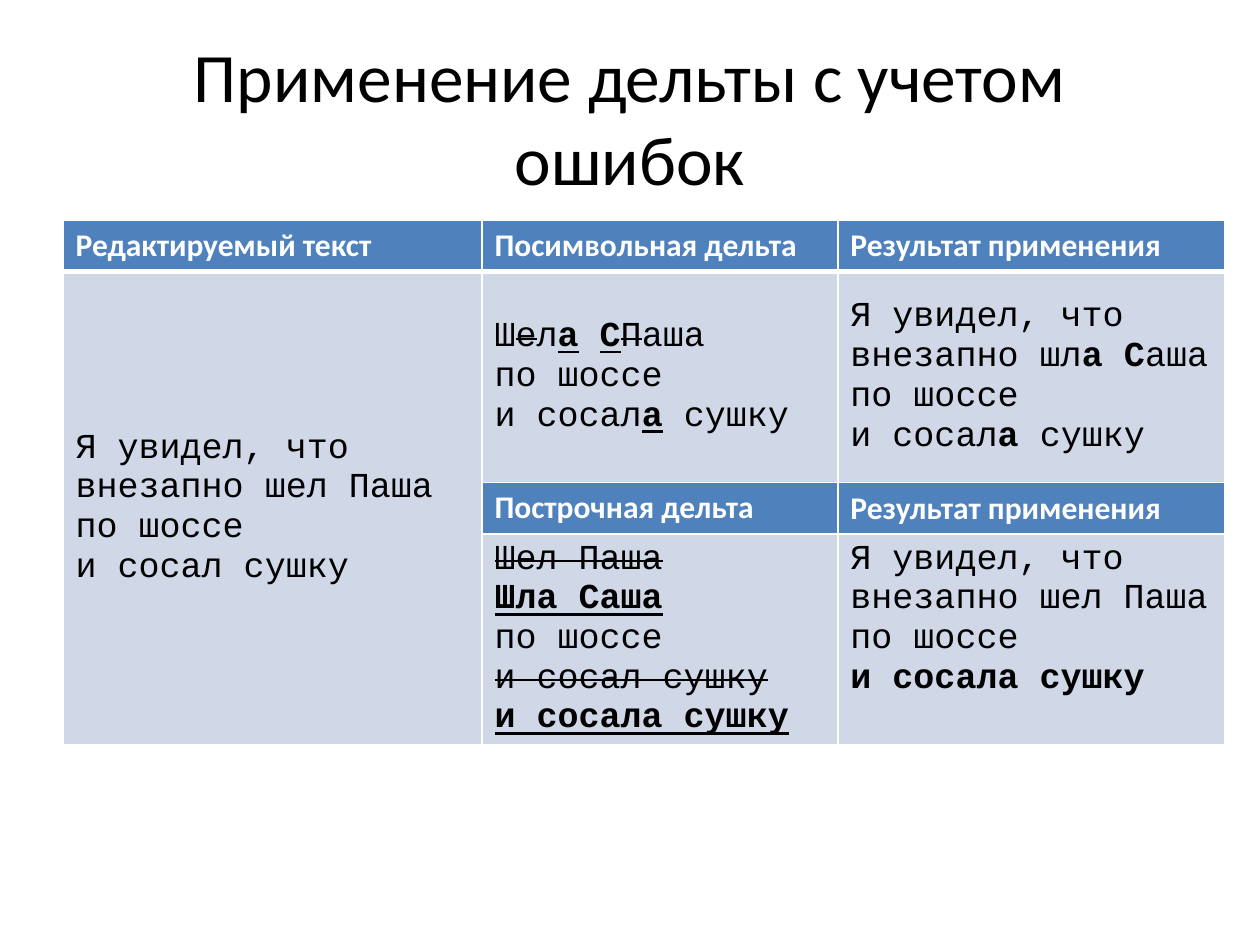
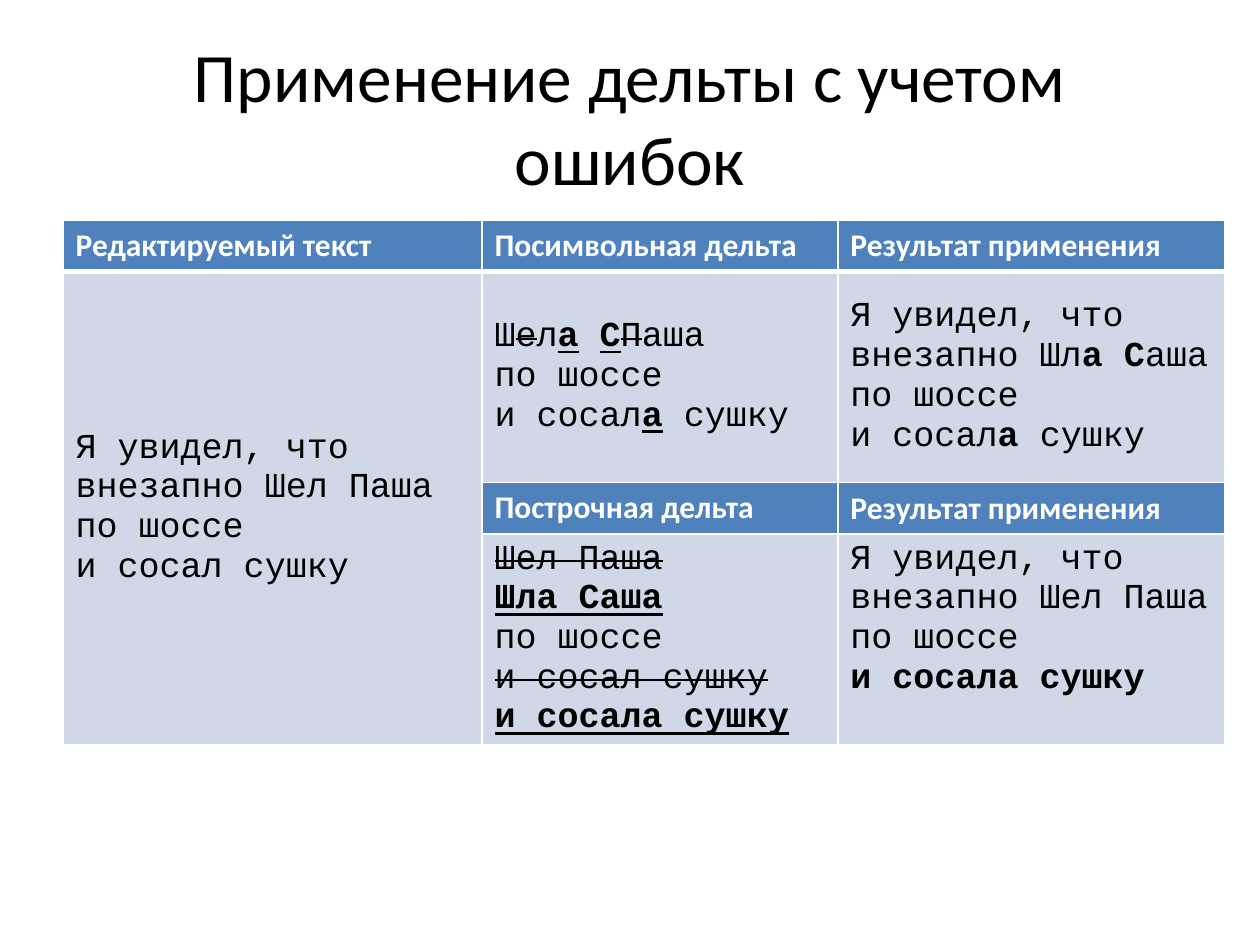
Before and after one commit to mikhail-putilov/archive, a slide deck: slide 20 of ВКР Путилов М.Ю. Презентация.pptx. Drawn at 1260x945 pixels with LibreOffice and Linux fonts; fonts in the diff are those of the drawing. Boxes give left, top, right and bottom in pixels: in the first picture for what was removed or moved away, otherwise in the second. Text is boxed around its words. In the diff, an @@ line names an element or a change of style, - is before the commit and + after.

```diff
--- a/ВКР Путилов М.Ю. Презентация.pptx
+++ b/ВКР Путилов М.Ю. Презентация.pptx
@@ table at [63,220,1225,767] @@
-row 2, column 1: Я увидел, что / внезапно шел Паша / по шоссе / и сосал сушку
+row 2, column 1: Я увидел, что / внезапно Шел Паша / по шоссе / и сосал сушку
-row 2, column 3: Я увидел, что / внезапно шла Саша / по шоссе / и сосала сушку
+row 2, column 3: Я увидел, что / внезапно Шла Саша / по шоссе / и сосала сушку
-row 4, column 3: Я увидел, что / внезапно шел Паша / по шоссе / и сосала сушку
+row 4, column 3: Я увидел, что / внезапно Шел Паша / по шоссе / и сосала сушку
```
Also in this commit, not shown: 3 other files.
